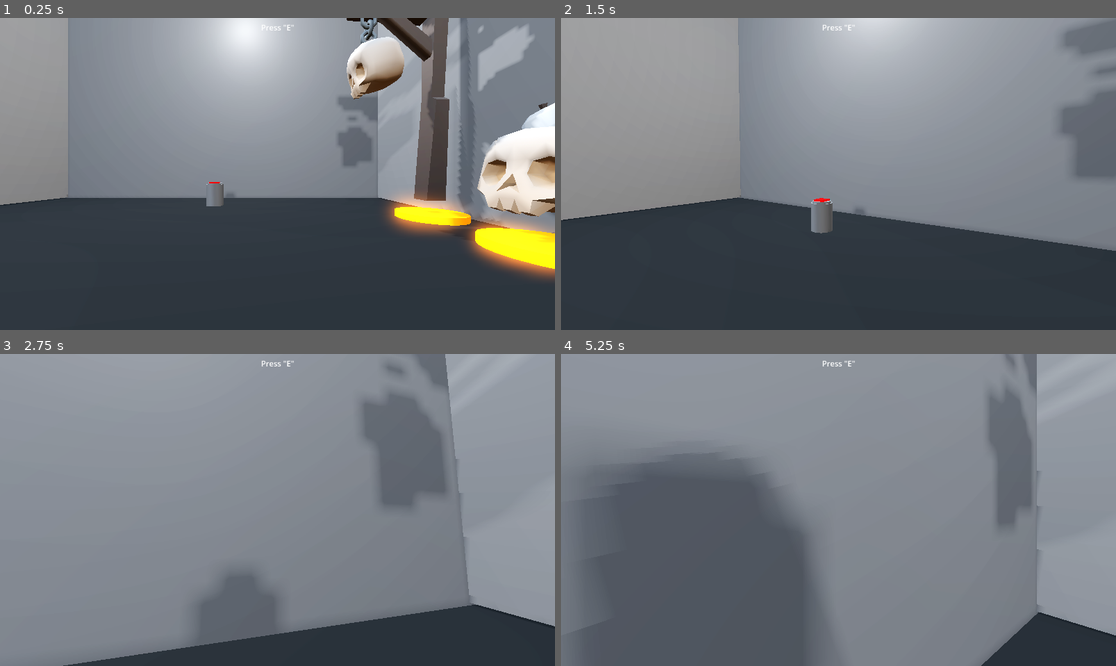
Above: before the commit, frames 1-4 (two rows, left to right).
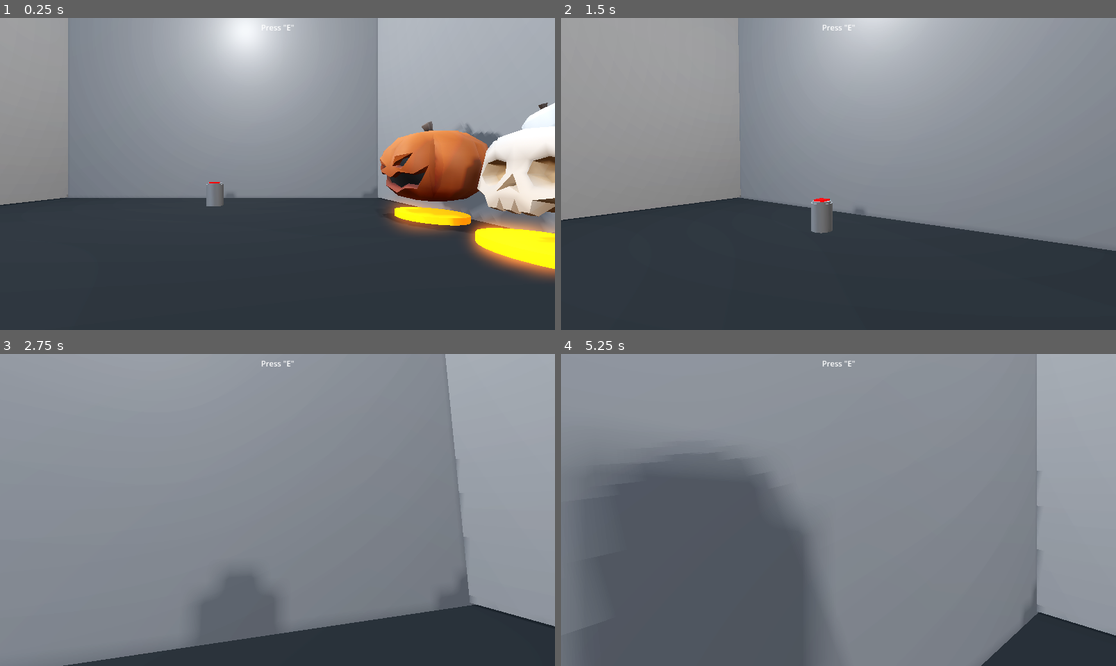
Above: after the commit, the same moments.

Repository: Remago624/Do_not_Press_the_Button
Game: Godot game, scene res://Scenes/room.tscn
Two runs of this game, one before a commit and one after it. Both use one fixed random seed, a clock stepped at 60 frames per second and the inputs below.
Inputs (mouse positions are in pixels of both pictures, inside the frame that each line leads up to):
- Up to frame 1 (0.25 s): no input
- Up to frame 2 (1.5 s): tap E (Click) at 0.5, 0.6, 1.25 s; move the mouse to (866, 174) at 0.52 s; hold R (R) 0.53-1.28 s; hold W (Forward) from 0.53 s (still down); tap Space (Jump) at 0.77 s; move the mouse to (810, 174) at 1.27 s; tap R (R) at 1.35 s
- Up to frame 3 (2.75 s): keep holding W (Forward); tap Space (Jump) at 1.52 s; tap E (Click) at 1.55, 2, 2.1 s; move the mouse to (288, 503) at 2.02 s; hold R (R) from 2.03 s (still down)
- Up to frame 4 (5.25 s): tap E (Click) at 2.75, 3.05, 3.5, 4.25, 4.55 s; move the mouse to (832, 516) at 2.77 s; release R (R) at 2.78 s; click (832, 516) at 2.85 s; tap Space (Jump) at 3.02, 3.77, 4.52 s; move the mouse to (877, 513) at 3.52 s; hold Q (Q) 3.53-4.28 s; tap R (R) at 3.8, 4.35 s; tap Middle mouse button (R_reset, bound only after the commit) at 4.15 s; move the mouse to (794, 506) at 4.27 s; tap Escape (esc) at 4.9 s; move the mouse to (866, 510) at 5.02 s; release W (Forward) at 5.03 s; hold S (Backward) from 5.03 s (still down); hold Right mouse button (RM) from 5.03 s (still down); click (866, 510) at 5.17 s

The runs differ from the first frame. In frame 1, 15% of the frame differs, in the area x 60-100%, y 0-71%; in frame 2, 2.9%; in frame 3, 4.2%; in frame 4, 2.6%.

Commit message:
shop mechanics
I added the shop mechanics that were in my mind, and it worked surprisingly as I wanted

Diff:
--- a/don't-press-the-button/Scenes/room.gd
+++ b/don't-press-the-button/Scenes/room.gd
@@ -11,9 +11,14 @@
 	preload("res://Scenes/Post_skull.tscn"),
 	preload("res://Scenes/Skull_candle.tscn")
 ]
+var spawned_items = []
+
 var instance
 # Called when the node enters the scene tree for the first time.
 func _ready() -> void:
+	generate_shop()
+
+func generate_shop() -> void:
 	var displays = [
 		inst_1,
 		inst_2,
@@ -24,8 +29,28 @@
 		instance = shop_items[index].instantiate()
 		$Node3D.add_child(instance)
 		instance.global_position = displays[i].global_position
-		print(i, "ayaaaa")
-
+		spawned_items.append(instance)
+	SignalBus.spawned_items = spawned_items
 # Called every frame. 'delta' is the elapsed time since the previous frame.
 func _process(delta: float) -> void:
 	pass
+
+func refresh_shop(item_taken):
+	spawned_items.erase(item_taken)
+	for item in spawned_items:
+		item.queue_free()
+	spawned_items.clear()
+
+	await get_tree().create_timer(0.3).timeout
+	for i in range(10):
+		generate_shop()
+		await get_tree().create_timer(0.1).timeout
+		clear_shop()
+	await get_tree().create_timer(0.5).timeout
+	generate_shop()
+
+
+func clear_shop():
+	for item in spawned_items:
+		item.queue_free()
+	spawned_items.clear()
--- a/don't-press-the-button/Scenes/room.tscn
+++ b/don't-press-the-button/Scenes/room.tscn
@@ -179,3 +179,5 @@
 
 [node name="Player" parent="." instance=ExtResource("1_mbine")]
 transform = Transform3D(0.1, 0, 0, 0, 0.1, 0, 0, 0, 0.1, 0.19902605, 0.0547956, -0.32854643)
+
+[connection signal="item_bought" from="Player" to="." method="refresh_shop"]
--- a/don't-press-the-button/Scripts/SignalBus.gd
+++ b/don't-press-the-button/Scripts/SignalBus.gd
@@ -2,3 +2,4 @@
 
 signal global_a7a
 signal global_a7ten(makan_2odam)
+var spawned_items = []
--- a/don't-press-the-button/Scripts/player.gd
+++ b/don't-press-the-button/Scripts/player.gd
@@ -10,13 +10,15 @@
 const SPEED = 5.0
 const JUMP_VELOCITY = 4.5
 
+signal item_bought
+
 func _ready() -> void:
-	print(_2odam)
+	print("666666")
 	Input.set_mouse_mode(Input.MOUSE_MODE_CAPTURED)
 
 func _physics_process(delta: float) -> void:
-	if Input.is_action_just_pressed("esc"):
-		Input.set_mouse_mode(Input.MOUSE_MODE_VISIBLE)
+	#if Input.is_action_just_pressed("esc"):
+		#Input.set_mouse_mode(Input.MOUSE_MODE_VISIBLE)
 
 	var from = camera.global_position
 	var to = from + -camera.global_transform.basis.z * 1000.0
@@ -38,16 +40,20 @@
 
 	if %SeeCast.is_colliding():
 		target = %SeeCast.get_collider()
-		if target.has_method("interact") and Input.is_action_just_pressed("Click"):
-			target.interact(hit_see_target)
+		if target != null and target.has_method("interact") and Input.is_action_just_pressed("Click"):
 			target.interact(hit_see_target)
 			hold = true
 			somethinghold = target
-		if target.has_method("pressed") and Input.is_action_just_pressed("Click"):
+			if target in SignalBus.spawned_items:
+				print(target,"77777776777")
+				item_bought.emit(target)
+		if target != null and target.has_method("pressed") and Input.is_action_just_pressed("Click"):
 			target.pressed()
 
 	if hold == true:
 		somethinghold.interact(hit_see_target)
+		if Input.is_action_just_pressed("esc"):
+			hold = false
 
 
 	if not is_on_floor():
--- a/don't-press-the-button/node_3d.gd
+++ b/don't-press-the-button/node_3d.gd
@@ -1,5 +1,6 @@
 extends Node3D
 var makan
+var old_makan
 var hold = false
 var old_R
 var y_change :float = 0.0
@@ -34,12 +35,28 @@
 			y_change += 0.02
 		if Input.is_action_pressed("down"):
 			y_change -= 0.02
+		if Input.is_action_pressed("T_left"):
+			x_change += 0.02
+		if Input.is_action_pressed("T_right"):
+			x_change -= 0.02
+		if Input.is_action_pressed("Z_RightTrans"):
+			z_change += 0.02
+		if Input.is_action_pressed("Z_LeftTrans"):
+			z_change -= 0.02
 
 		if Input.is_action_just_pressed("R_reset"):
 			global_rotation = old_R
+			y_change = 0
+			x_change = 0
+			z_change = 0
 			#rotation.x = 0
 			#rotation.y = 0
 
+		if Input.is_action_just_pressed("esc"):
+			hold = false
+			print(old_makan, "old makan2")
+			global_position = old_makan
+			$CollisionShape3D.disabled = false
 
 		if Input.is_action_just_pressed("Click"):
 			print("test")
@@ -62,10 +79,11 @@
 
 func interact(makan_2odam):
 	if hold == false:
-		var old_makan = self.global_position
+		old_makan = global_position
 		global_position = makan_2odam
 		hold = true
 		old_R = global_rotation
+		print(old_makan, "old makan1")
 
 	if hold == true:
 		makan = makan_2odam
--- a/don't-press-the-button/project.godot
+++ b/don't-press-the-button/project.godot
@@ -83,6 +83,7 @@
 R_reset={
 "deadzone": 0.2,
 "events": [Object(InputEventKey,"resource_local_to_scene":false,"resource_name":"","device":-1,"window_id":0,"alt_press …(194 unchanged characters)…
+, Object(InputEventMouseButton,"resource_local_to_scene":false,"resource_name":"","device":-1,"window_id":0,"alt_pressed":false,"shift_pressed":false,"ctrl_pressed":false,"meta_pressed":false,"button_mask":4,"position":Vector2(113, 17),"global_position":Vector2(122, 65),"factor":1.0,"button_index":3,"canceled":false,"pressed":true,"double_click":false,"script":null)
 ]
 }
 up={
@@ -97,3 +98,33 @@
 , Object(InputEventKey,"resource_local_to_scene":false,"resource_name":"","device":-1,"window_id":0,"alt_pressed":false …(186 unchanged characters)…
 ]
 }
+T_left={
+"deadzone": 0.2,
+"events": [Object(InputEventKey,"resource_local_to_scene":false,"resource_name":"","device":-1,"window_id":0,"alt_pressed":false,"shift_pressed":false,"ctrl_pressed":false,"meta_pressed":false,"pressed":false,"keycode":0,"physical_keycode":4194319,"key_label":0,"unicode":0,"location":0,"echo":false,"script":null)
+]
+}
+T_right={
+"deadzone": 0.2,
+"events": [Object(InputEventKey,"resource_local_to_scene":false,"resource_name":"","device":-1,"window_id":0,"alt_pressed":false,"shift_pressed":false,"ctrl_pressed":false,"meta_pressed":false,"pressed":false,"keycode":0,"physical_keycode":4194321,"key_label":0,"unicode":0,"location":0,"echo":false,"script":null)
+]
+}
+scale_up={
+"deadzone": 0.2,
+"events": [Object(InputEventMouseButton,"resource_local_to_scene":false,"resource_name":"","device":-1,"window_id":0,"alt_pressed":false,"shift_pressed":false,"ctrl_pressed":false,"meta_pressed":false,"button_mask":8,"position":Vector2(166, 15),"global_position":Vector2(175, 63),"factor":1.0,"button_index":4,"canceled":false,"pressed":true,"double_click":false,"script":null)
+]
+}
+scale_down={
+"deadzone": 0.2,
+"events": [Object(InputEventMouseButton,"resource_local_to_scene":false,"resource_name":"","device":-1,"window_id":0,"alt_pressed":false,"shift_pressed":false,"ctrl_pressed":false,"meta_pressed":false,"button_mask":16,"position":Vector2(76, 18),"global_position":Vector2(85, 66),"factor":1.0,"button_index":5,"canceled":false,"pressed":true,"double_click":false,"script":null)
+]
+}
+Z_LeftTrans={
+"deadzone": 0.2,
+"events": [Object(InputEventKey,"resource_local_to_scene":false,"resource_name":"","device":-1,"window_id":0,"alt_pressed":false,"shift_pressed":false,"ctrl_pressed":false,"meta_pressed":false,"pressed":false,"keycode":0,"physical_keycode":4194442,"key_label":0,"unicode":52,"location":0,"echo":false,"script":null)
+]
+}
+Z_RightTrans={
+"deadzone": 0.2,
+"events": [Object(InputEventKey,"resource_local_to_scene":false,"resource_name":"","device":-1,"window_id":0,"alt_pressed":false,"shift_pressed":false,"ctrl_pressed":false,"meta_pressed":false,"pressed":false,"keycode":0,"physical_keycode":4194444,"key_label":0,"unicode":54,"location":0,"echo":false,"script":null)
+]
+}
